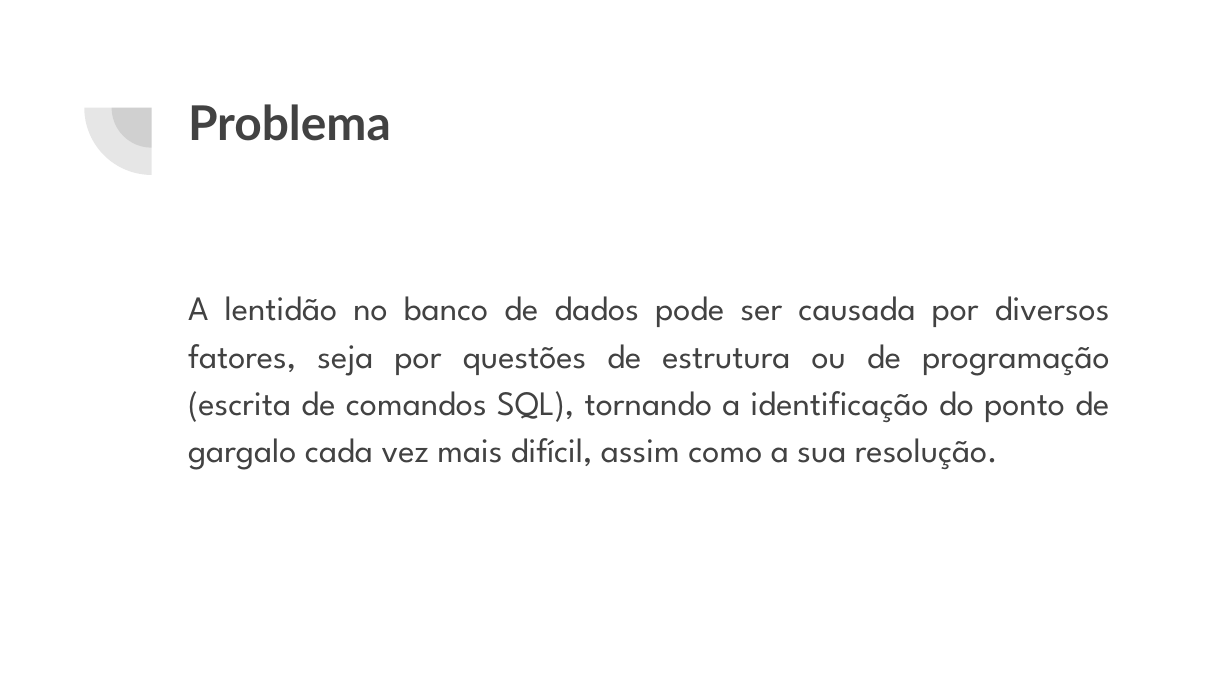
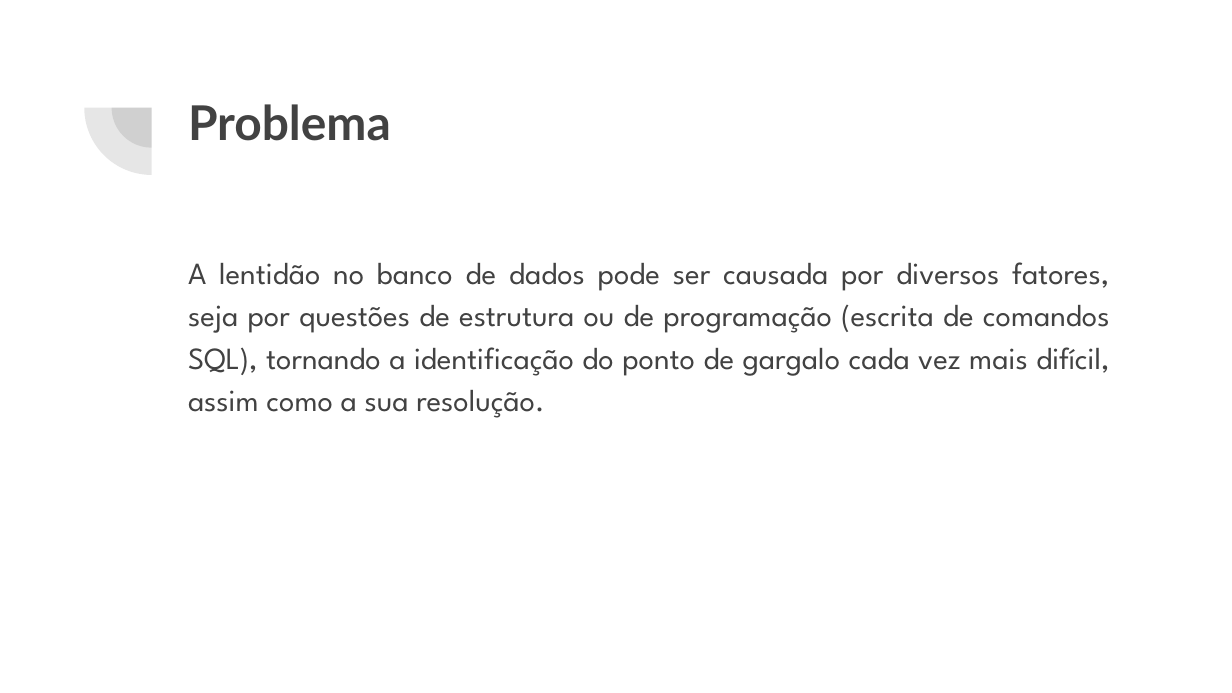
Before and after one commit to adrianhideki/sindex, a slide deck: slide 4 of docs/Apresentação TCC.pptx. Drawn at 1232x693 pixels with LibreOffice and Linux fonts; fonts in the diff are those of the drawing. Boxes give left, top, right and bottom in pixels: in the first picture for what was removed or moved away, otherwise in the second. Text is boxed around its words. In the diff, an @@ line names an element or a change of style, - is before the commit and + after.

```diff
--- a/docs/Apresentação TCC.pptx
+++ b/docs/Apresentação TCC.pptx
@@ text "A lentidão no banco de ...": place and size @@
-text "A lentidão no banco de ..." at <box>188,296,1110,470</box>
+text "A lentidão no banco de ..." at <box>188,262,1110,418</box>
@@ text "A lentidão no banco de ..." at <box>188,262,1110,418</box>: size 20 to 18 pt @@
```
Also in this commit, not shown: 4 other slides changed, 8 slides added, 1 other file.
